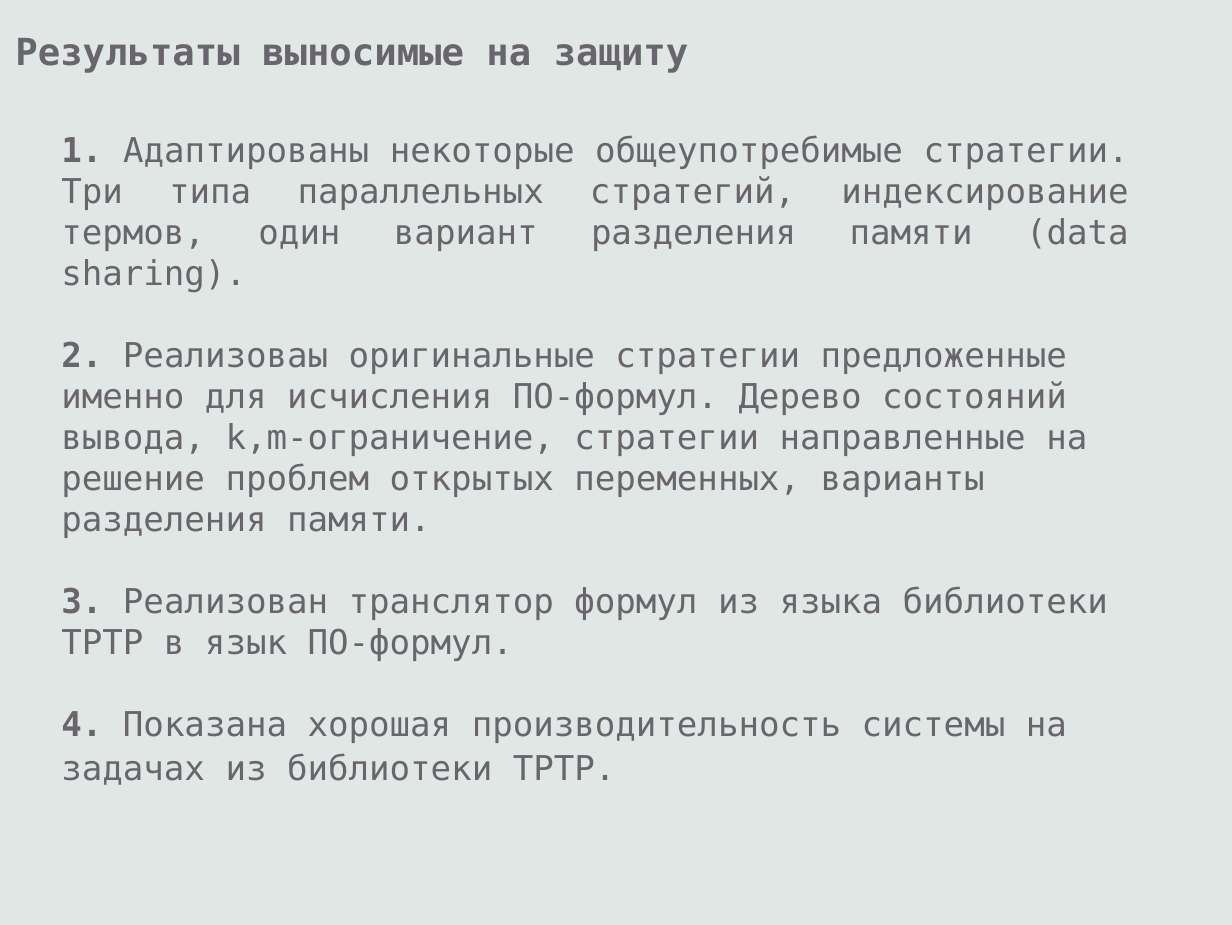
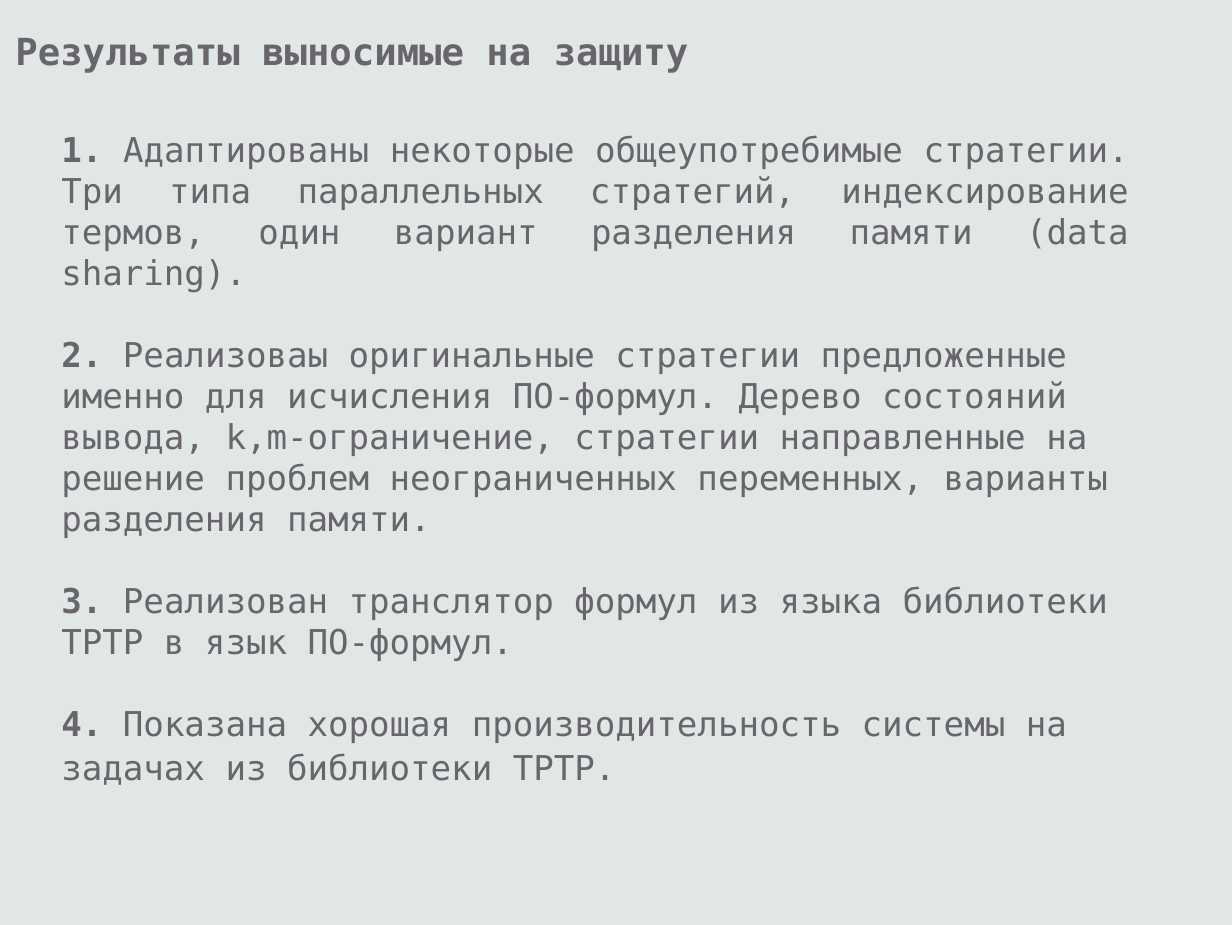
Before and after one commit to eugeneai/prisnif, a slide deck: slide 6 of brick/pres/pacman.odp. Drawn at 1232x925 pixels with LibreOffice and Linux fonts; fonts in the diff are those of the drawing. Boxes give left, top, right and bottom in pixels: in the first picture for what was removed or moved away, otherwise in the second. Text is boxed around its words. In the diff, an @@ line names an element or a change of style, - is before the commit and + after.

```diff
--- a/brick/pres/pacman.odp
+++ b/brick/pres/pacman.odp
@@ text at <box>61,341,1108,538</box>: text changed @@
-2. Реализоваы оригинальные стратегии предложенные именно для исчисления ПО-формул. Дерево состояний вывода, k,m-ограничение, стратегии направленные на решение проблем открытых переменных, варианты разделения памяти.
+2. Реализоваы оригинальные стратегии предложенные именно для исчисления ПО-формул. Дерево состояний вывода, k,m-ограничение, стратегии направленные на решение проблем неограниченных переменных, варианты разделения памяти.
```
Also in this commit, not shown: 4 other slides changed, 2 slides added, 1 slide removed, 1 other file.
